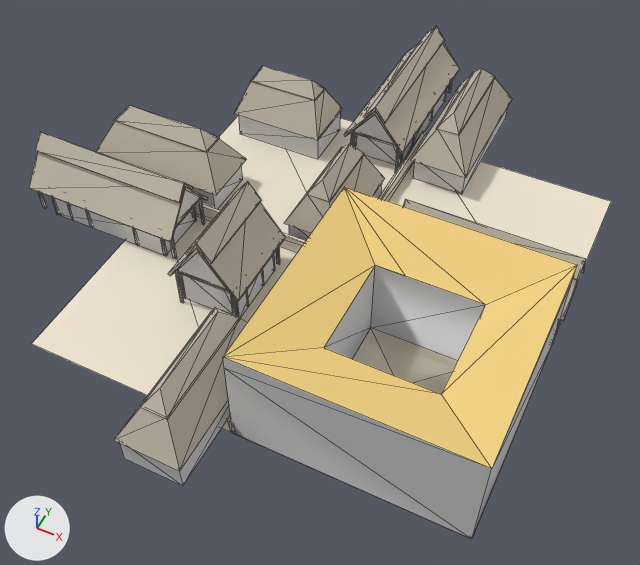
A saved change to the OBJ model assets/stl_export/1121.obj.
Camera for both pictures: a 50 mm lens placed at (17.4, -38.2, 45.3), pointed at (-0.8, -1.8, -0.1). Every picture has the same lights, and +X, +Y and +Z are marked at lower left. The picture after the commit comes second. Mesh edges are drawn as thin lines. Where no turn or scale is listed for an object, it has been applied to the vertices. Vertices at exactly the same position are counted once.

The first picture shows '1121'.
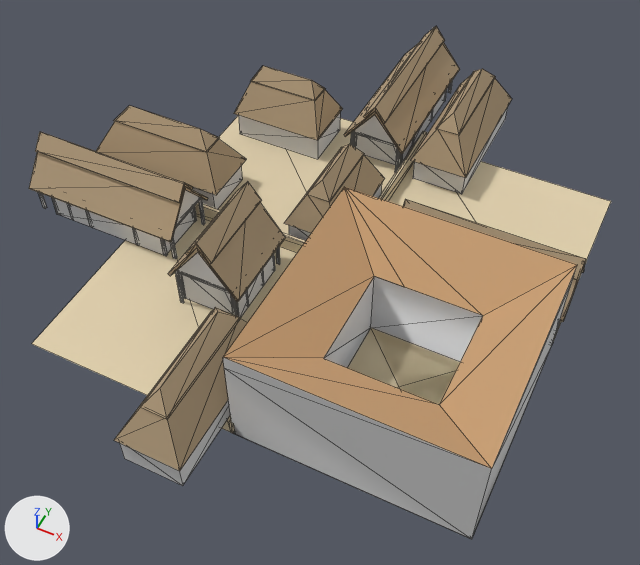
The change, as a diff of the scene's bpy script:
```diff
--- a/assets/stl_export/1121.obj.py
+++ b/assets/stl_export/1121.obj.py
@@ mat_straw @@
 mat_straw = principled_material('straw')
-mat_straw.base_color = (0.569, 0.514, 0.42)  # light grey #c7bead
+mat_straw.base_color = (0.447, 0.333, 0.204)  # beige #b29c7d
 mat_straw.roughness = 1.0
@@ mat_cortyard @@
 mat_cortyard = principled_material('cortyard')
-mat_cortyard.base_color = (0.878, 0.792, 0.651)  # pale yellow #f1e6d3
+mat_cortyard.base_color = (0.757, 0.639, 0.427)  # beige #e2d1af
 mat_cortyard.roughness = 1.0
@@ mat_material @@
 mat_material = principled_material('Material')
-mat_material.base_color = (0.878, 0.639, 0.224)  # yellow #f1d182
+mat_material.base_color = (0.577, 0.349, 0.176)  # brown #c89f74
 mat_material.roughness = 1.0
@@ me_1121 @@
 me_1121.from_pydata(...)  # 812 vertices, 1280 faces; spans x -22.6..15.2, y -19.4..22.6, z 0.0..7.5
 # used by ob_1121; location = (0.0, 0.0, 0.0)
 # before: 634 (11.0, -4.0, 6.0) at pixel (485, 304), 635 (4.0, -4.0, 6.0) at pixel (375, 265), 636 (6.0, -4.0, 6.0) at pixel (405, 276), 640 (4.0, -11.0, 6.0) at pixel (323, 347), 641 (11.0, -11.0, 6.0) at pixel (441, 394)
+# me_1121 part 1
+for i in [634, 635, 636, 640, 641]: me_1121.vertices[i].co += Vector((0.0, 0.0, -1.0))
 me_1121.materials.append(mat_straw)
```

Location of each change, (x1, y1, x2, y2) in pixels of the pictures (640 x 565 px; the box of a moved part takes in the faces that stretch with it):
'1121', recoloured, reshaped (pale yellow to beige): (29, 26, 611, 539) in both
part 1 of me_1121, moved or reshaped: (223, 187, 577, 469) in both
